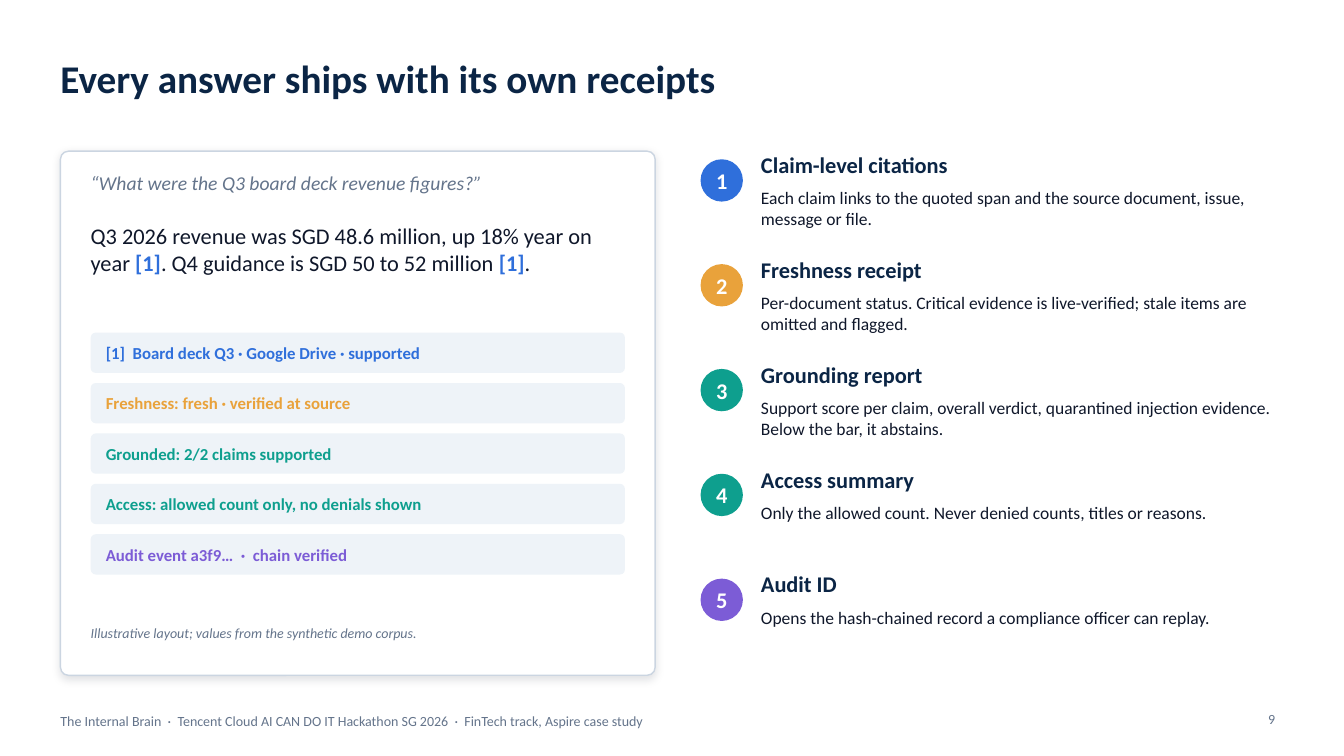
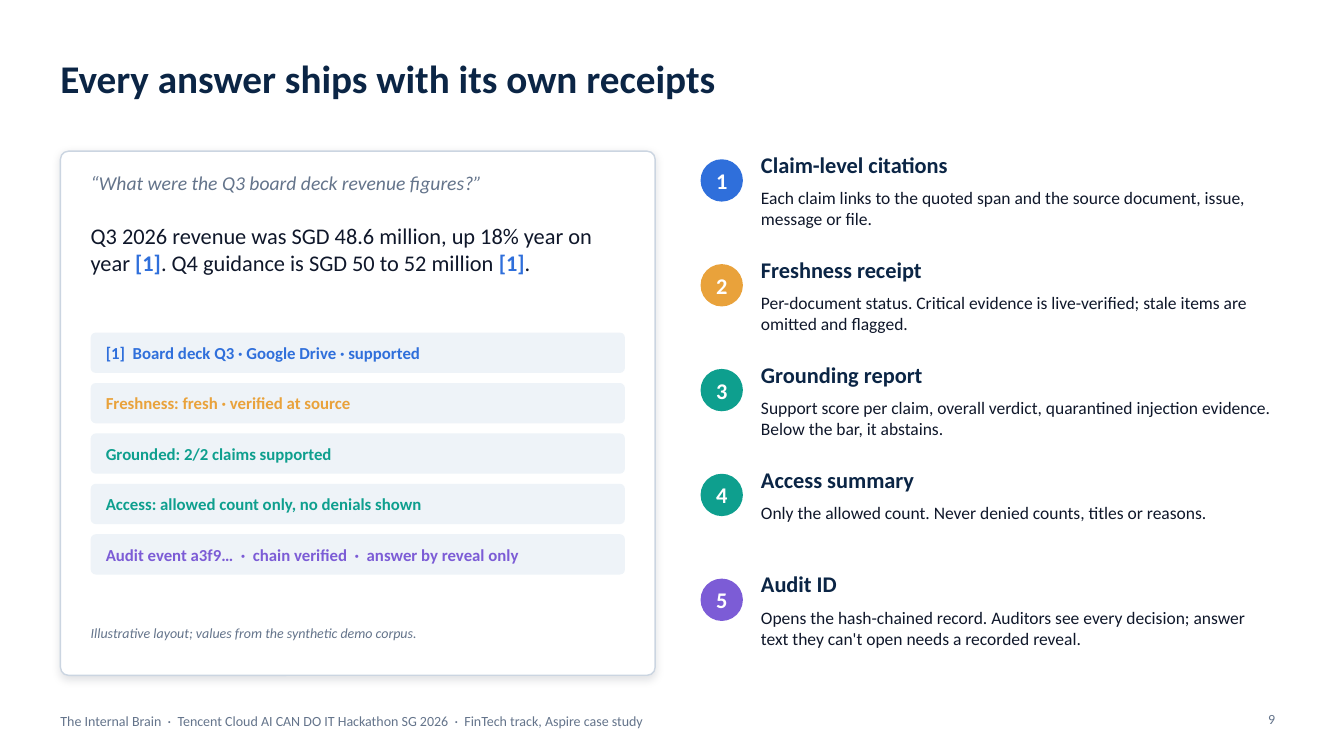
Before and after one commit to pavan2184/tencent-hack, a slide deck: slide 9 of docs/presentations/internal-brain-architecture.pptx. Drawn at 1344x756 pixels with LibreOffice and Linux fonts; fonts in the diff are those of the drawing. Boxes give left, top, right and bottom in pixels: in the first picture for what was removed or moved away, otherwise in the second. Text is boxed around its words. In the diff, an @@ line names an element or a change of style, - is before the commit and + after.

```diff
--- a/docs/presentations/internal-brain-architecture.pptx
+++ b/docs/presentations/internal-brain-architecture.pptx
@@ text at [106,549,518,564]: text changed @@
-Audit event a3f9… · chain verified
+Audit event a3f9… · chain verified · answer by reveal only
@@ text at [761,612,1245,648]: text changed @@
-Opens the hash-chained record a compliance officer can replay.
+Opens the hash-chained record. Auditors see every decision; answer text they can't open needs a recorded reveal.
```
Also in this commit, not shown: 2 other slides changed, 1 other file.
